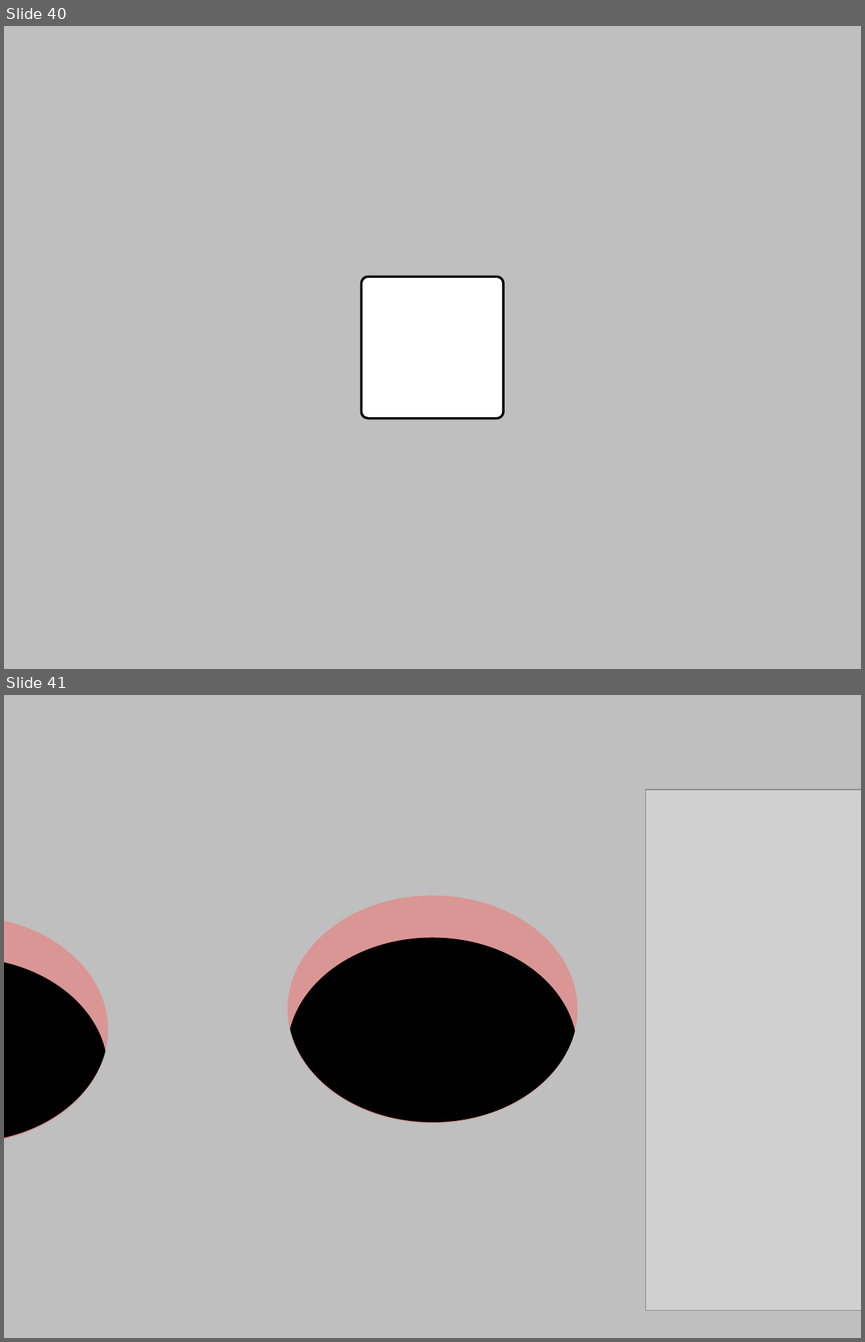
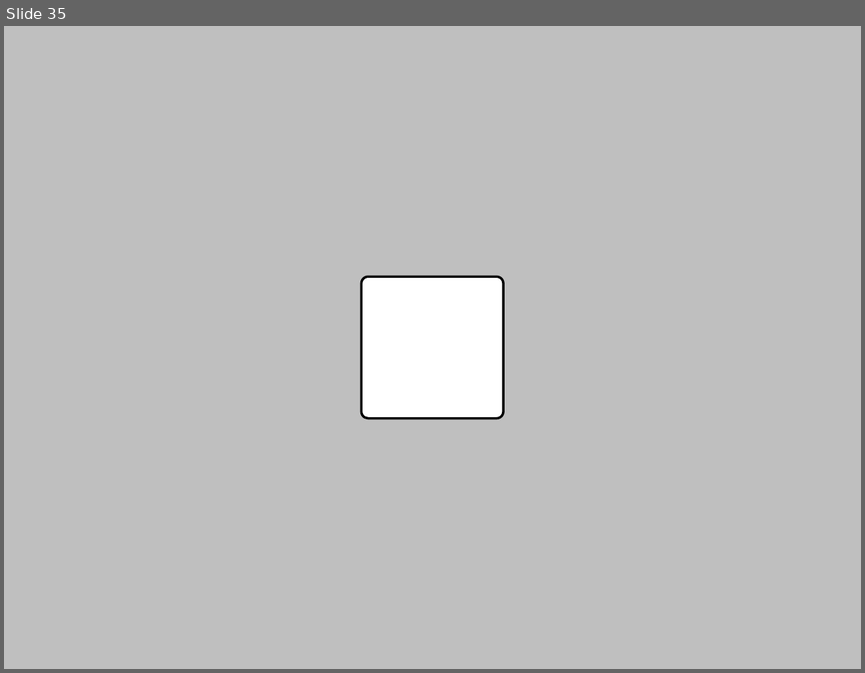
Before and after one commit to bronzdev/BatHit, a slide deck: Assets/Textures/TextureIcons.pptx. Shown one above the other, each under a label of ours: slides 40 and 41 before the commit, slide 35 after it. The pictures are 865x1342 and 865x673 pixels, drawn with LibreOffice and Linux fonts; fonts in the diff are those of the drawing; grey boxes stand for pictures. Boxes give left, top, right and bottom in pixels: in the first picture for what was removed or moved away, otherwise in the second. Text is boxed around its words. In the diff, an @@ line names an element or a change of style, - is before the commit and + after.

```diff
--- a/Assets/Textures/TextureIcons.pptx
+++ b/Assets/Textures/TextureIcons.pptx
@@ slide 41 removed at box(4, 695, 861, 1338), background #BFBFBF @@
@@ picture removed at box(646, 790, 861, 1309) @@
@@ ellipse removed at box(288, 896, 578, 1123) @@
@@ ellipse removed at box(4, 916, 109, 1144) @@
@@ freeform shape removed at box(290, 938, 575, 1121) @@
@@ freeform shape removed at box(4, 957, 105, 1141) @@
@@ what was slide 40 is now slide 35 @@
```
Also in this commit, not shown: 1 slide changed, 5 other slides removed, 24 other files.
